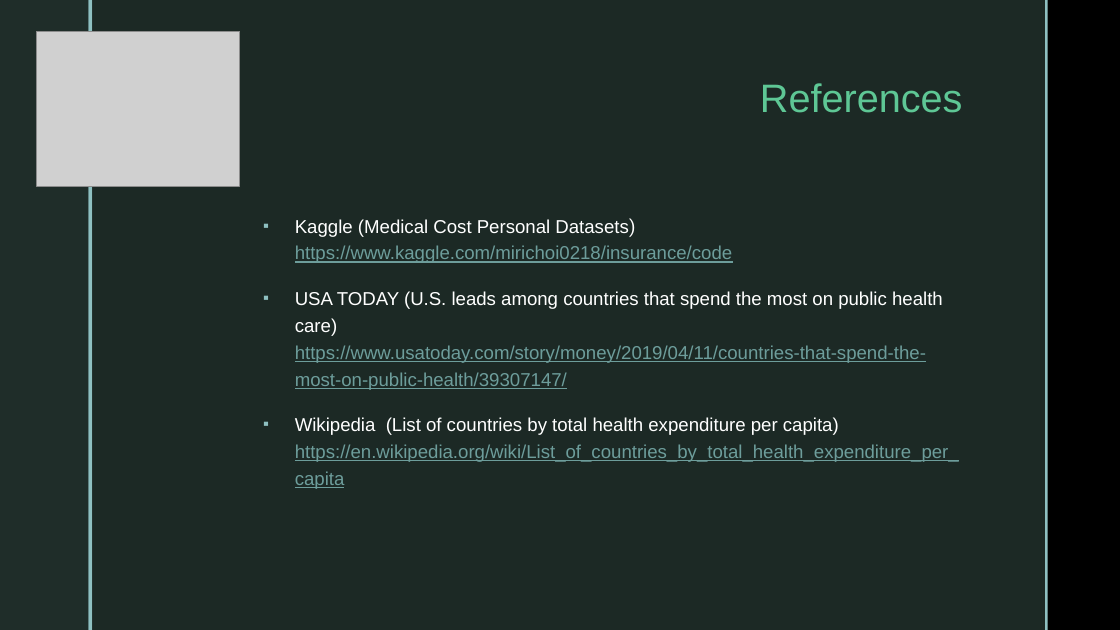
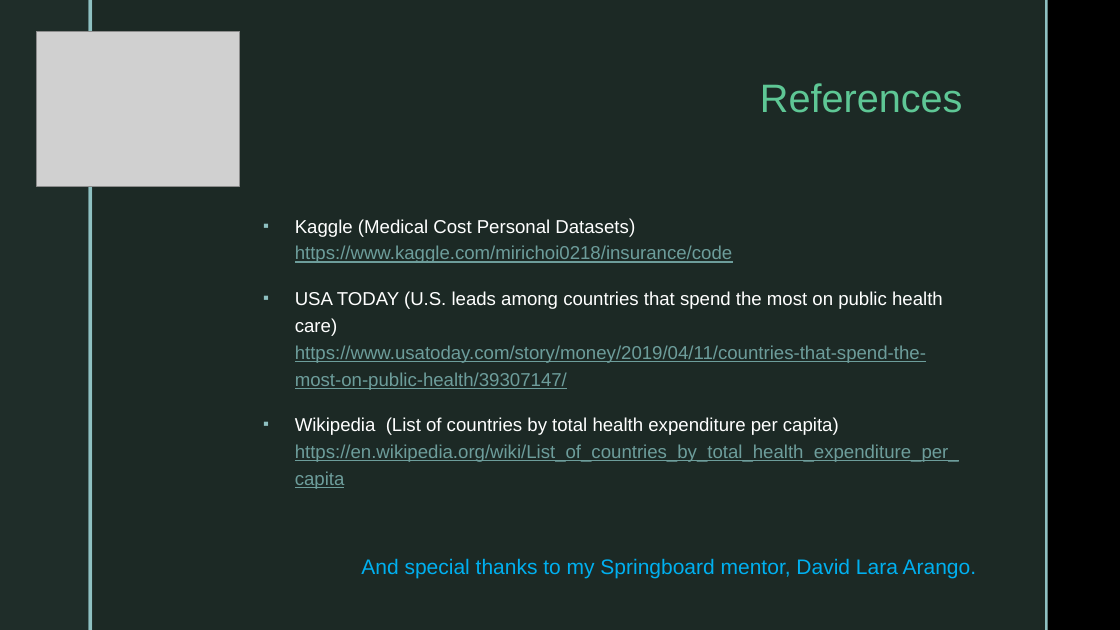
Before and after one commit to joontaka/Springboard, a slide deck: slide 14 of Assignments/CapstoneThree/CapstoneThree_Presentation.pptx (slide 13 before the commit). Drawn at 1120x630 pixels with LibreOffice and Linux fonts; fonts in the diff are those of the drawing; grey boxes stand for pictures; background and template pictures are left out. Boxes give left, top, right and bottom in pixels: in the first picture for what was removed or moved away, otherwise in the second. Text is boxed around its words. In the diff, an @@ line names an element or a change of style, - is before the commit and + after.

```diff
--- a/Assignments/CapstoneThree/CapstoneThree_Presentation.pptx
+++ b/Assignments/CapstoneThree/CapstoneThree_Presentation.pptx
@@ text added at box(361, 558, 976, 579), 18 pt, text #00B0F0 @@
+And special thanks to my Springboard mentor, David Lara Arango.
```
Also in this commit, not shown: 2 other slides changed, 1 slide added.
